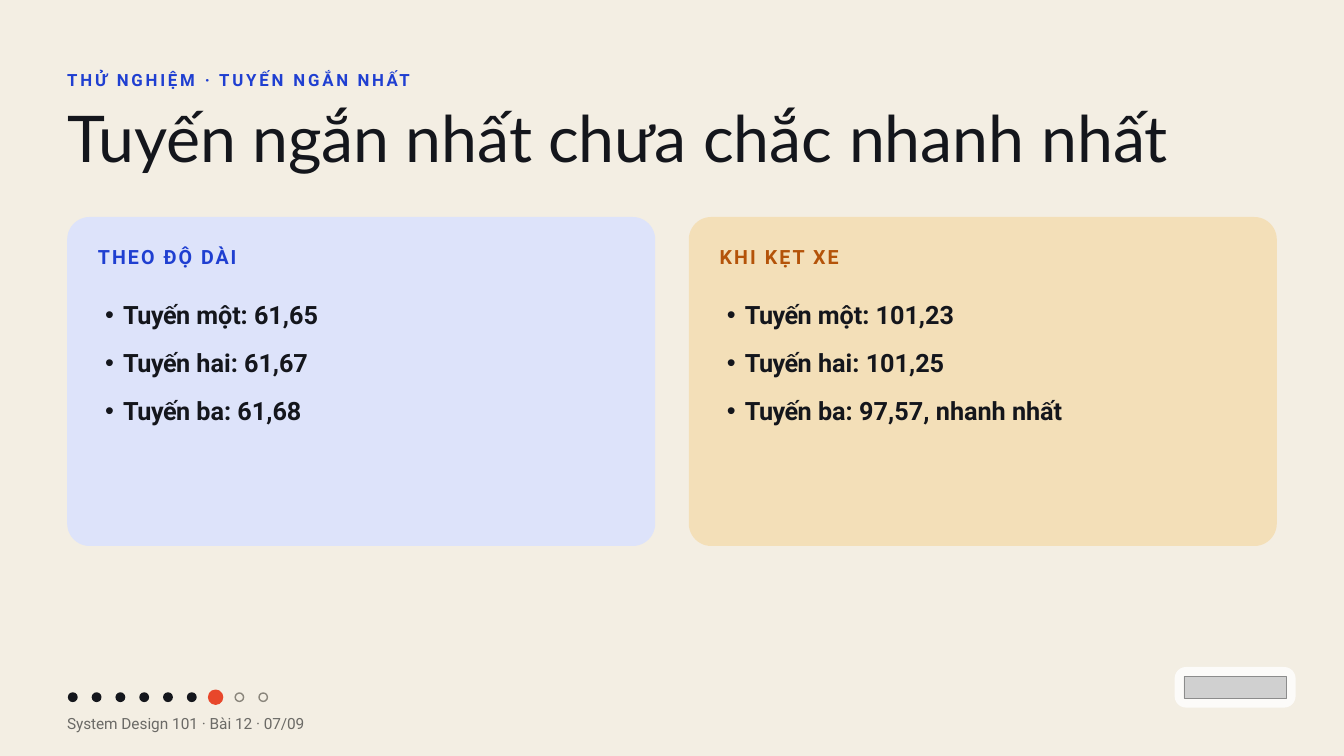
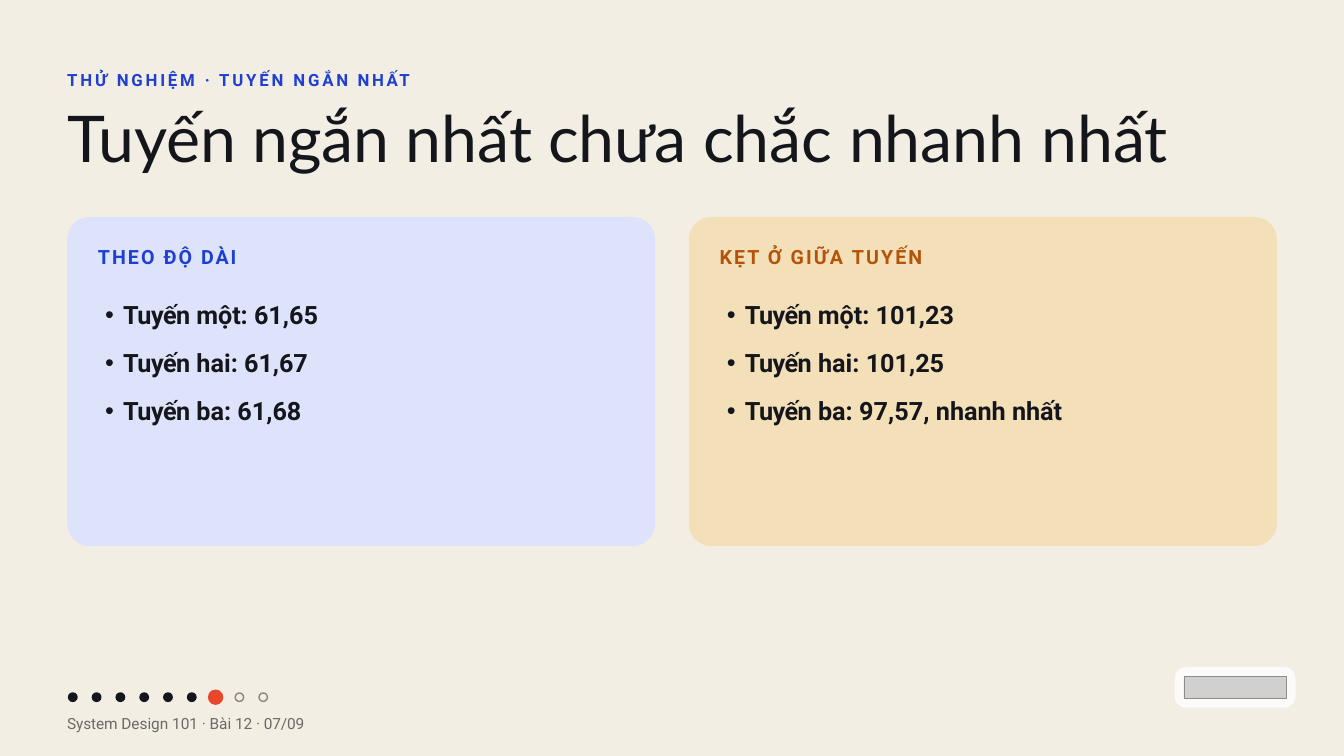
Before and after one commit to vohoailinh90/tool-marketing-studio, a slide deck: slide 7 of system-design-101/vi/lessons/sd-12-012/slides/sd-12-012.pptx. Drawn at 1344x756 pixels with LibreOffice and Linux fonts; fonts in the diff are those of the drawing; grey boxes stand for pictures. Boxes give left, top, right and bottom in pixels: in the first picture for what was removed or moved away, otherwise in the second. Text is boxed around its words. In the diff, an @@ line names an element or a change of style, - is before the commit and + after.

```diff
--- a/system-design-101/vi/lessons/sd-12-012/slides/sd-12-012.pptx
+++ b/system-design-101/vi/lessons/sd-12-012/slides/sd-12-012.pptx
@@ text at <box>720,246,922,268</box>: text changed @@
-KHI KẸT XE
+KẸT Ở GIỮA TUYẾN
```
Also in this commit, not shown: 1 other file.
